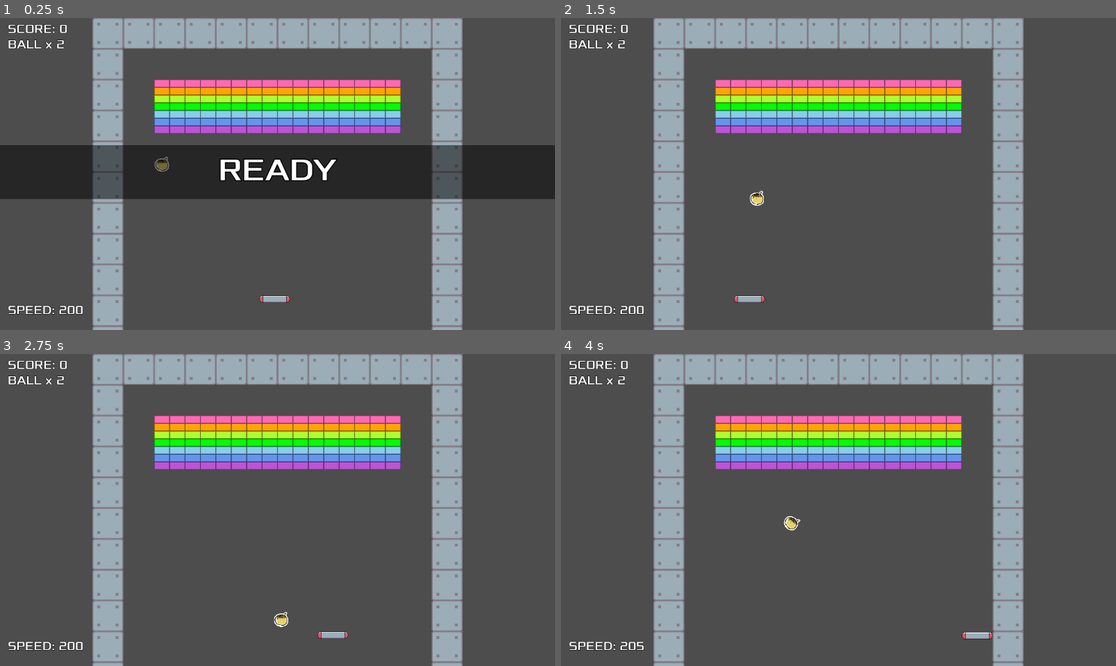
Above: before the commit, frames 1-4 (two rows, left to right).
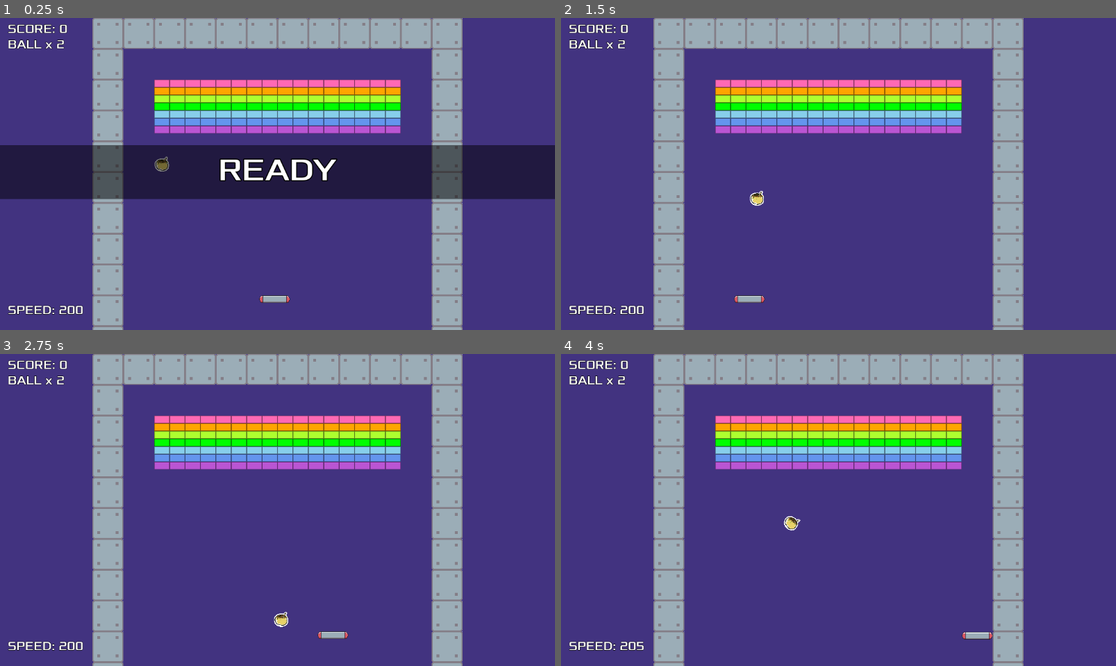
Above: after the commit, the same moments.

Repository: syun77/gd_test_breakout
Game: Godot game, scene res://Main.tscn
Same seed, same stepped clock (60 frames per second), same inputs: the game is played once before the commit and once after it.
Inputs (mouse positions are in pixels of both pictures, inside the frame that each line leads up to):
- Up to frame 1 (0.25 s): no input
- Up to frame 2 (1.5 s): tap Enter (ui_accept) at 0.5, 0.6, 0.77, 1.07, 1.35 s; move the mouse to (960, 158) at 0.52 s; move the mouse to (727, 189) at 1.27 s
- Up to frame 3 (2.75 s): tap Enter (ui_accept) at 1.52, 1.82, 2.1 s; move the mouse to (333, 441) at 2.02 s
- Up to frame 4 (4 s): move the mouse to (810, 572) at 2.77 s; tap Enter (ui_accept) at 2.85, 3.02, 3.32, 3.6, 3.77 s; move the mouse to (1005, 556) at 3.52 s

The runs differ from the first frame. In frame 1, 74% of the frame differs, in the area x 0-100%, y 0-100%; in frame 2, 75%; in frame 3, 75%; in frame 4, 75%.

Commit message:
コメント追加

Diff:
--- a/TestBreakOut/Main.gd
+++ b/TestBreakOut/Main.gd
@@ -16,10 +16,10 @@
 
 ## 状態.
 enum eState {
-	READY,
-	MAIN,
-	GAMEOVER,
-	GAMECLEAR,
+	READY, # 開始.
+	MAIN, # メイン.
+	GAMEOVER, # ゲームオーバー.
+	GAMECLEAR, # ゲームクリア.
 }
 
 # ------------------------------------------------------
@@ -77,7 +77,7 @@
 ## 更新 > メイン.
 func _update_main(delta:float) -> void:
 	if _block_layer.get_child_count() == 0:
-		# ブロッがすべてなくなればクリア.
+		# ブロックがすべてなくなればクリア.
 		_state = eState.GAMECLEAR
 		return
 
--- a/TestBreakOut/project.godot
+++ b/TestBreakOut/project.godot
@@ -23,6 +23,10 @@
 
 window/dpi/allow_hidpi=false
 
+[editor]
+
+movie_writer/movie_file="../movie.avi"
+
 [input]
 
 reset={
@@ -34,3 +38,4 @@
 [rendering]
 
 textures/canvas_textures/default_texture_filter=0
+environment/defaults/default_clear_color=Color(0.258824, 0.2, 0.501961, 1)
--- a/TestBreakOut/src/Block.gd
+++ b/TestBreakOut/src/Block.gd
@@ -52,6 +52,7 @@
 # ------------------------------------------------------------
 # public functions.
 # ------------------------------------------------------------
+## ダメージ処理.
 func damage(v:int=1) -> void:
 	_hp -= v
 	if _hp <= 0:
@@ -63,6 +64,7 @@
 # ------------------------------------------------------------
 # private functions.
 # ------------------------------------------------------------
+## 更新.
 func _process(delta: float) -> void:
 	# 色を設定.
 	_spr.modulate = COLOR_TBL[color]
Not shown, changed: .gitignore
